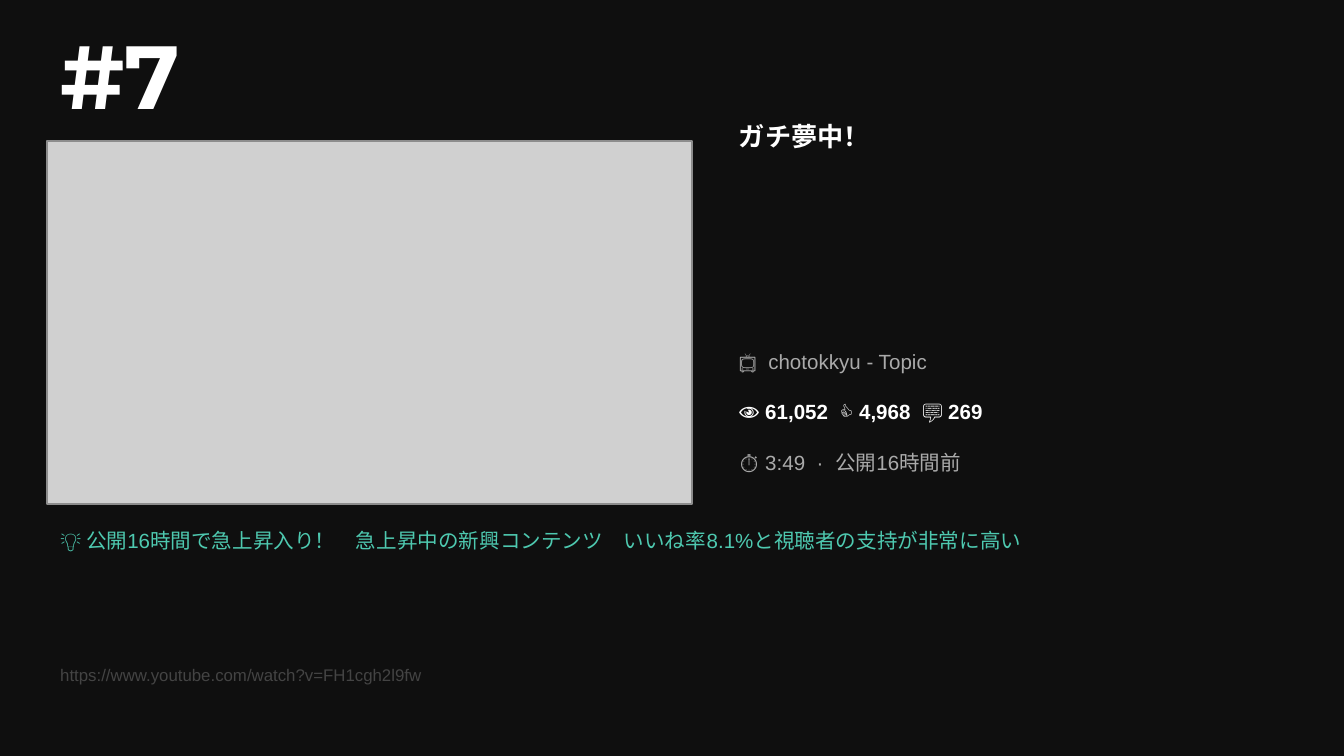
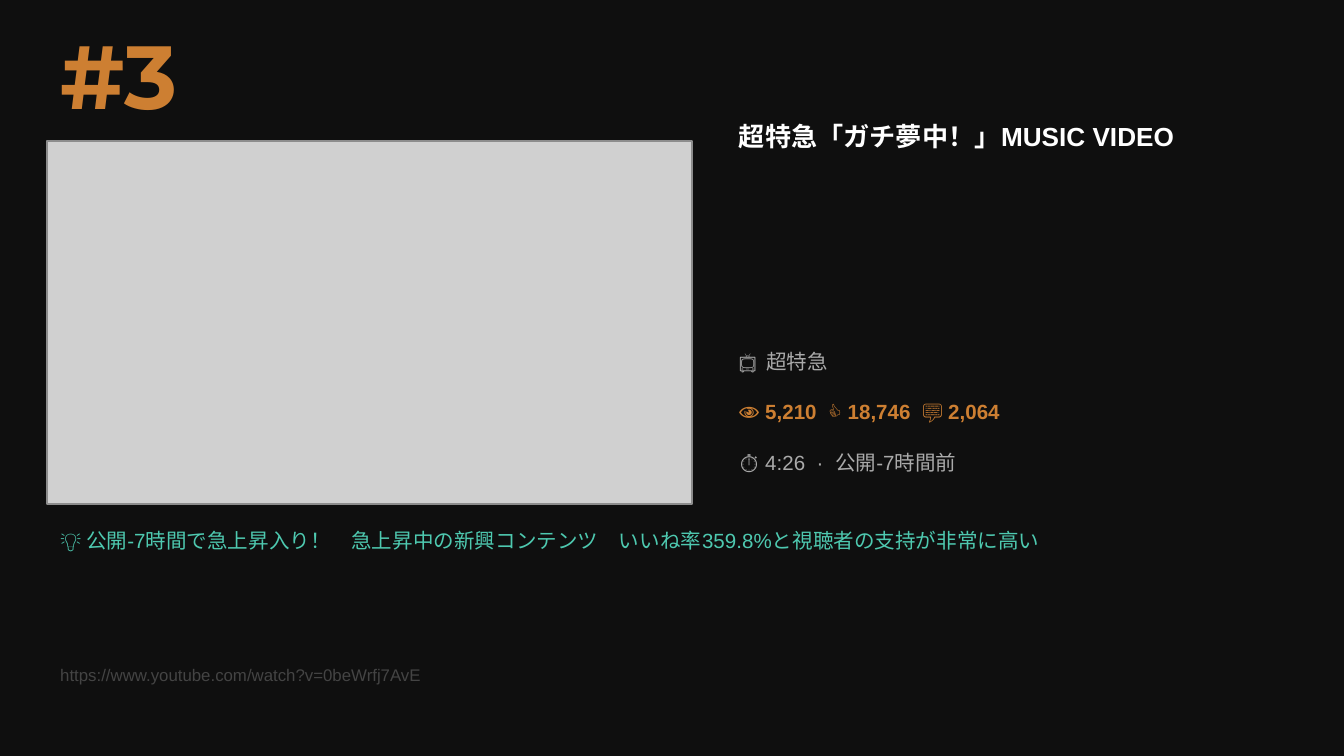
Before and after one commit to asaneasaburo0910-hub/youtube-crawler, a slide deck: slide 9 of youtube_ranking_20260511.pptx (slide 5 before the commit). Drawn at 1344x756 pixels with LibreOffice and Linux fonts; fonts in the diff are those of the drawing; grey boxes stand for pictures. Boxes give left, top, right and bottom in pixels: in the first picture for what was removed or moved away, otherwise in the second. Text is boxed around its words. In the diff, an @@ line names an element or a change of style, - is before the commit and + after.

```diff
--- a/youtube_ranking_20260511.pptx
+++ b/youtube_ranking_20260511.pptx
@@ text at (60,46,178,110): text changed; text colour #FFFFFF to #CD7F32 @@
-#7
+#3
@@ text at (739,123,1174,149): text changed @@
-ガチ夢中！
+超特急「ガチ夢中！」MUSIC VIDEO
@@ text at (766,352,828,371): text changed @@
-📺 chotokkyu - Topic
+📺 超特急
@@ text at (765,404,999,422): text changed; text colour #FFFFFF to #CD7F32 @@
-👁 61,052 👍 4,968 💬 269
+👁 5,210 👍 18,746 💬 2,064
@@ text at (765,453,956,472): text changed @@
-⏱ 3:49 · 公開16時間前
+⏱ 4:26 · 公開-7時間前
@@ text at (86,530,1040,550): text changed @@
-💡 公開16時間で急上昇入り！ 急上昇中の新興コンテンツ いいね率8.1%と視聴者の支持が非常に高い
+💡 公開-7時間で急上昇入り！ 急上昇中の新興コンテンツ いいね率359.8%と視聴者の支持が非常に高い
@@ text at (60,669,420,684): text changed @@
-https://www.youtube.com/watch?v=FH1cgh2l9fw
+https://www.youtube.com/watch?v=0beWrfj7AvE
```
Also in this commit, not shown: 13 other slides changed.
